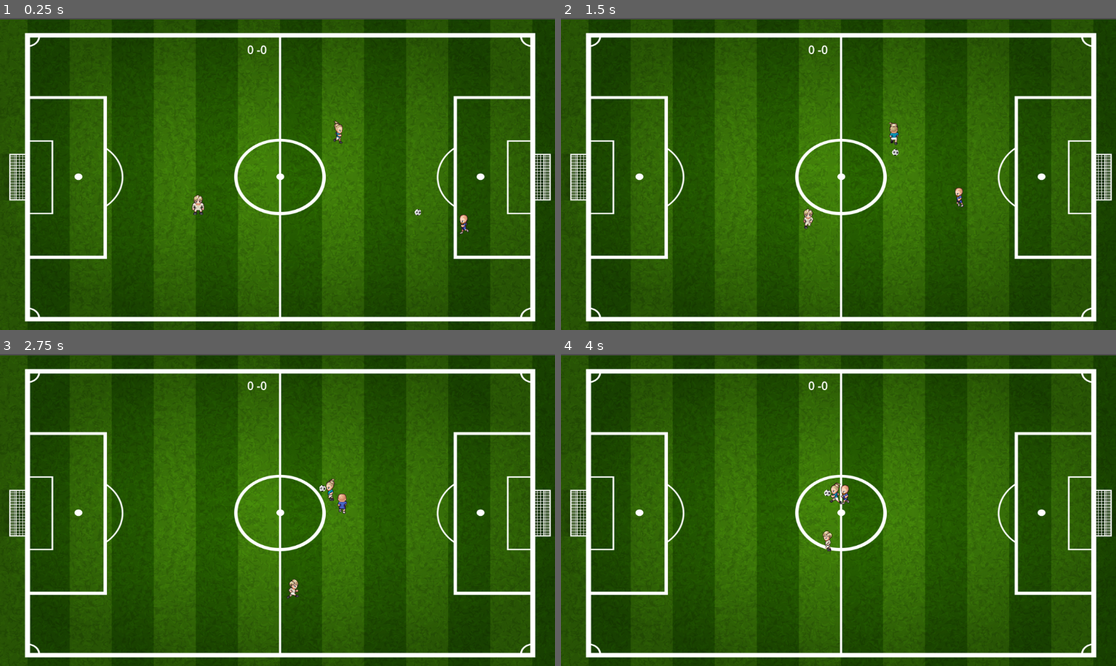
Above: before the commit, frames 1-4 (two rows, left to right).
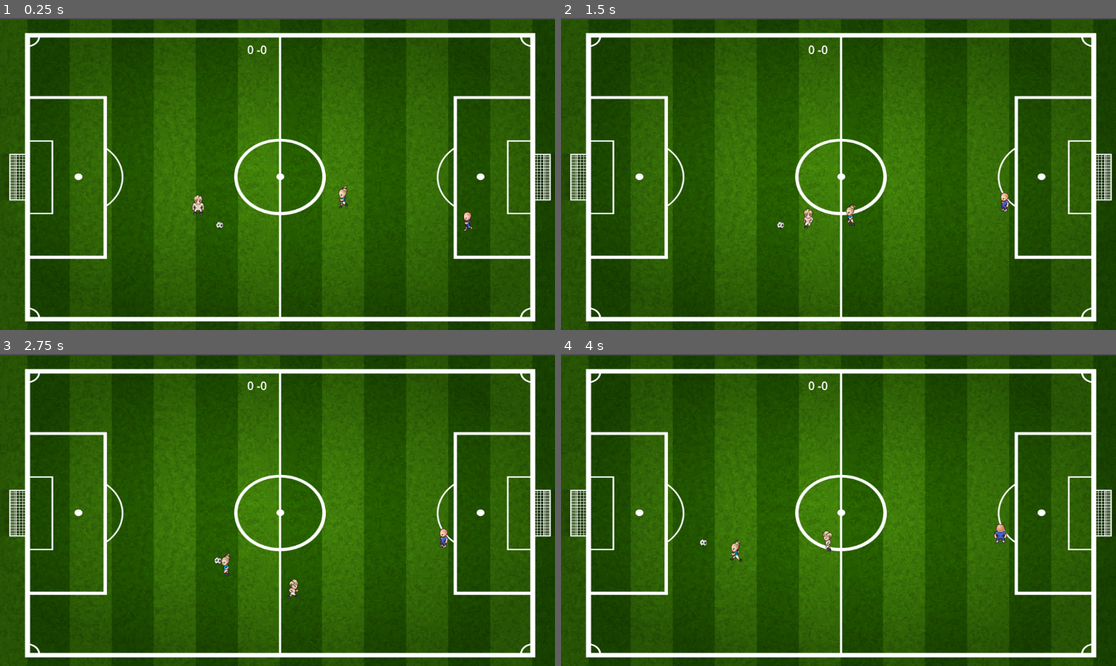
Above: after the commit, the same moments.

Repository: Leiazel/Mini-Football
Game: Godot game, scene res://mundo.tscn
Two runs of this game, one before a commit and one after it. Both use one fixed random seed, a clock stepped at 60 frames per second and the inputs below.
Inputs:
- Up to frame 1 (0.25 s): no input
- Up to frame 2 (1.5 s): hold Right (ui_right) 0.53-1.28 s; tap C (patear) at 0.6, 1.35 s; hold Down (ui_down) from 1.28 s (still down)
- Up to frame 3 (2.75 s): release Down (ui_down) at 2.03 s; hold Right (ui_right) from 2.03 s (still down); tap C (patear) at 2.1 s
- Up to frame 4 (4 s): release Right (ui_right) at 2.78 s; hold Up (ui_up) 2.78-3.53 s; tap C (patear) at 2.85, 3.6 s; hold Left (ui_left) from 3.53 s (still down)

The runs differ from the first frame. In frame 1, 0.3% of the frame differs, in the area x 38-86%, y 32-70%; in frame 2, 0.4%; in frame 3, 0.4%; in frame 4, 0.4%, in the area x 25-81%, y 40-67%.

Commit message:
mejoras fisica pelota y velocidad

Diff:
--- a/Players/HaalandScript.gd
+++ b/Players/HaalandScript.gd
@@ -29,7 +29,7 @@
 	var pos_arco    = porteria_enemiga.global_position
 	var dist_pelota = global_position.distance_to(pos_pelota)
 	var dir_tiro    = (pos_arco - pos_pelota).normalized()
-	var punto_detras = pos_pelota - (dir_tiro * 70.0)
+	var punto_detras = pos_pelota - (dir_tiro * 50.0)
 	var hacia_pelota_norm = (pos_pelota - global_position).normalized()
 	var estoy_estorbando = hacia_pelota_norm.dot(dir_tiro) < -0.2
 
@@ -126,22 +126,3 @@
 
 	if timer_anim_pateo <= 0.0:
 		actualizar_animaciones()
-
-func actualizar_animaciones():
-	if velocity.length() > 10:
-		if abs(direccion.x) > abs(direccion.y):
-			if direccion.x > 0:
-				animador.play("caminar_derecha")
-				ultima_direccion = "derecha"
-			else:
-				animador.play("caminar_izquierda")
-				ultima_direccion = "izquierda"
-		else:
-			if direccion.y > 0:
-				animador.play("caminar_abajo")
-				ultima_direccion = "abajo"
-			else:
-				animador.play("caminar_arriba")
-				ultima_direccion = "arriba"
-	else:
-		animador.play("quieto_" + ultima_direccion)
--- a/Players/gunnarsson.gd
+++ b/Players/gunnarsson.gd
@@ -3,7 +3,7 @@
 @export var pelota: RigidBody2D
 @export var porteria_propia: Node2D
 @export var jugador_humano: CharacterBody2D
-@export var velocidad_normal = 155
+@export var velocidad_normal = 148
 @export var radio_salida = 500.0
 
 var timer_anim_pateo := 0.1
@@ -30,7 +30,7 @@
 	var dist_humano_pelota = jugador_humano.global_position.distance_to(pos_pelota)
 	var dir_despeje       = (pos_pelota - pos_arco).normalized()
 	var humano_tiene_pelota = dist_humano_pelota < dist_pelota - 20.0
-	var pos_cobertura     = pos_arco + (pos_pelota - pos_arco).normalized() * 250.0
+	var pos_cobertura     = pos_arco + (pos_pelota - pos_arco).normalized() * 260.0
 	var dist_a_cobertura  = global_position.distance_to(pos_cobertura)
 
 	# 2. TRANSICIONES
--- a/mundo.tscn
+++ b/mundo.tscn
@@ -12,6 +12,7 @@
 [ext_resource type="Script" uid="uid://bf484ke2x1x1g" path="res://Resources/marcador.gd" id="10_pij3u"]
 
 [sub_resource type="PhysicsMaterial" id="PhysicsMaterial_aou4a"]
+friction = 0.88
 bounce = 0.8
 
 [sub_resource type="RectangleShape2D" id="RectangleShape2D_aou4a"]
@@ -42,7 +43,7 @@
 texture = ExtResource("1_fw4w5")
 
 [node name="Haaland" parent="." unique_id=875312009 node_paths=PackedStringArray("objetivo", "pelota", "porteria_enemiga", "compañero") instance=ExtResource("3_fw4w5")]
-position = Vector2(834, 215)
+position = Vector2(882, 376)
 script = ExtResource("5_5ckkb")
 objetivo = NodePath("../Bergvall")
 pelota = NodePath("../Pelota")
@@ -61,11 +62,11 @@
 pelota = NodePath("../Pelota")
 porteria_propia = NodePath("../Porteria_d")
 jugador_humano = NodePath("../Bergvall")
-velocidad_normal = 155
+velocidad_normal = 148
 radio_salida = 500.0
 
 [node name="Pelota" parent="." unique_id=1192754175 instance=ExtResource("5_aou4a")]
-position = Vector2(1049, 423)
+position = Vector2(565, 454)
 mass = 2.0
 physics_material_override = SubResource("PhysicsMaterial_aou4a")
 continuous_cd = 1
Not shown, changed: Exports/web/Mini-Football.html
Not shown, changed: Exports/web/Mini-Football.pck
